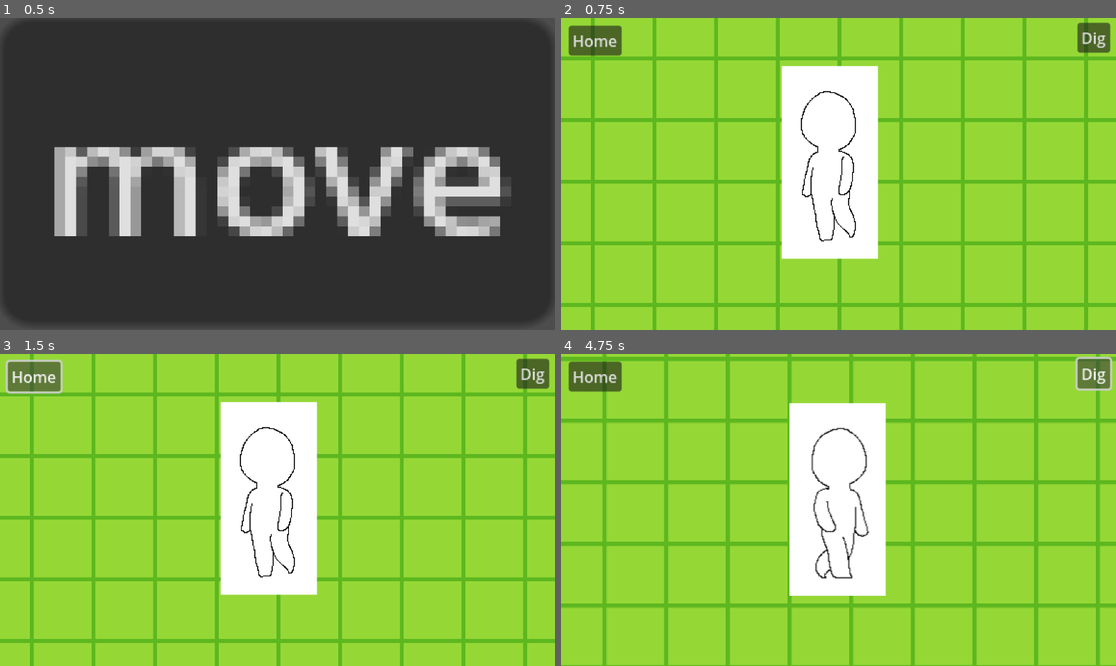
Above: before the commit, frames 1-4 (two rows, left to right).
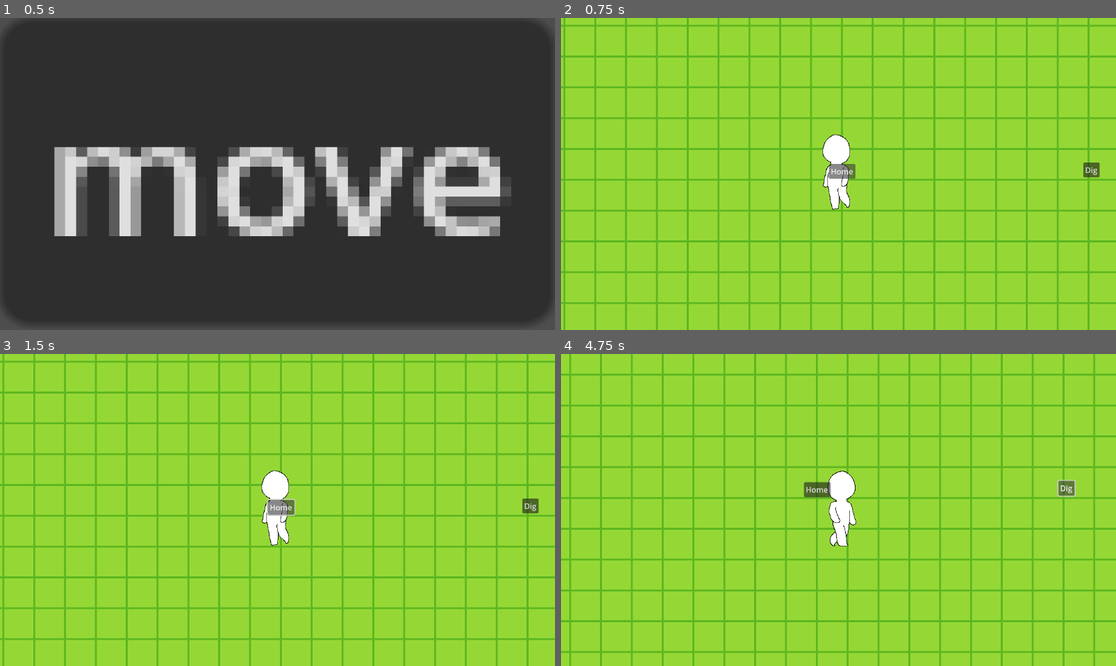
Above: after the commit, the same moments.

Repository: liljakiiski/kiiski-town
Game: Godot game, scene res://scenes/home.tscn
The game is run twice, just before and just after one commit, with the same random seed, the same clock (stepped at 60 frames per second) and the same inputs.
Inputs:
- Up to frame 1 (0.5 s): no input
- Up to frame 2 (0.75 s): click "move" at 0.5 s
- Up to frame 3 (1.5 s): click "Home" at 1.25 s
- Up to frame 4 (4.75 s): click "Dig" at 2 s; tap Enter at 2.75 s; hold Right (move_right) 2.78-3.53 s; hold Down (move_down) 3.53-4.28 s; hold Right (move_right) from 4.28 s (still down)

Frame 1 is identical in both runs. In frame 2, 29% of the frame differs, in the area x 0-100%, y 0-100%; in frame 3, 29%; in frame 4, 33%.
Error after the commit: Invalid access to property or key 'x' on a base object of type 'CharacterBody2D (player.gd)'. (res://scripts/tile_map.gd:8)

Commit message:
Trying to get digging to work

Diff:
--- a/scenes/garden.tscn
+++ b/scenes/garden.tscn
@@ -1,7 +1,8 @@
-[gd_scene load_steps=8 format=3 uid="uid://br0g1egwcc20"]
+[gd_scene load_steps=9 format=3 uid="uid://br0g1egwcc20"]
 
 [ext_resource type="Texture2D" uid="uid://qas2auxu6c4u" path="res://assets/sprites/world_tileset.png" id="1_k83q7"]
 [ext_resource type="Texture2D" uid="uid://dp0wr2vnpkyrq" path="res://assets/sprites/world_tiles.png" id="2_77qwg"]
+[ext_resource type="Script" uid="uid://sqcrcevu30na" path="res://scripts/tile_map.gd" id="3_77qwg"]
 [ext_resource type="Script" uid="uid://b6m5chwiwl4pu" path="res://scripts/garden_camera.gd" id="4_k83q7"]
 [ext_resource type="PackedScene" uid="uid://clpoto60bhtsc" path="res://scenes/player.tscn" id="4_wdstj"]
 
@@ -156,6 +157,9 @@
 texture = ExtResource("2_77qwg")
 texture_region_size = Vector2i(64, 64)
 0:0/0 = 0
+0:0/0/physics_layer_0/polygon_0/points = PackedVector2Array(-32, -32, 32, -32, 32, 32, -32, 32)
+1:0/0 = 0
+1:0/0/physics_layer_0/polygon_0/points = PackedVector2Array(-32, -32, 32, -32, 32, 32, -32, 32)
 
 [sub_resource type="TileSet" id="TileSet_lbhrr"]
 tile_size = Vector2i(64, 64)
@@ -163,13 +167,14 @@
 sources/0 = SubResource("TileSetAtlasSource_lnu2h")
 sources/1 = SubResource("TileSetAtlasSource_lbhrr")
 
-[node name="Garden" type="SubViewport"]
+[node name="Garden" type="Node2D"]
 
 [node name="TileMap" type="TileMap" parent="."]
 tile_set = SubResource("TileSet_lbhrr")
 rendering_quadrant_size = 64
 format = 2
 layer_0/tile_data = PackedInt32Array(-1769506, 1, 0, -1703970, 1, 0, -1638434, 1, 0, -1572898, 1, 0, -1507362, 1, 0, -1 …(60036 unchanged characters)…
+script = ExtResource("3_77qwg")
 
 [node name="player" parent="." instance=ExtResource("4_wdstj")]
 position = Vector2(248, 186)
--- a/scenes/player.tscn
+++ b/scenes/player.tscn
@@ -65,10 +65,12 @@
 "speed": 7.0
 }]
 
-[sub_resource type="CircleShape2D" id="CircleShape2D_fjrip"]
-radius = 5.0
+[sub_resource type="CapsuleShape2D" id="CapsuleShape2D_g2els"]
+radius = 24.0
+height = 140.0
 
 [node name="player" type="CharacterBody2D"]
+collision_mask = 0
 script = ExtResource("1_qm0ti")
 
 [node name="AnimatedSprite2D" type="AnimatedSprite2D" parent="."]
@@ -78,5 +80,5 @@
 autoplay = "idle"
 
 [node name="CollisionShape2D" type="CollisionShape2D" parent="."]
-position = Vector2(0, -6)
-shape = SubResource("CircleShape2D_fjrip")
+position = Vector2(-1, -6)
+shape = SubResource("CapsuleShape2D_g2els")
--- /dev/null
+++ b/scripts/tile_map.gd
@@ -0,0 +1,13 @@
+extends TileMap
+
+@onready var player: CharacterBody2D = $"../player"
+@onready var player_tile_x: int = 0
+@onready var player_tile_y: int = 0
+
+func _process(delta: float) -> void:
+	player_tile_x = player.x / rendering_quadrant_size #That would be 64
+	player_tile_y = player.y / rendering_quadrant_size
+	#Check the tiles around the player to check "Collision"
+	for x in range(player_tile_x - 4, player_tile_x + 4):
+		for y in range(player_tile_y - 4, player_tile_y + 4):
+			pass
Binary file changed: assets/sprites/player_animation.png
Binary file changed: assets/sprites/world_tiles.png
Not shown, added: scripts/tile_map.gd.uid
Not shown, changed: assets/sprites/player_animation.xcf
Not shown, changed: assets/sprites/world_tiles.xcf
